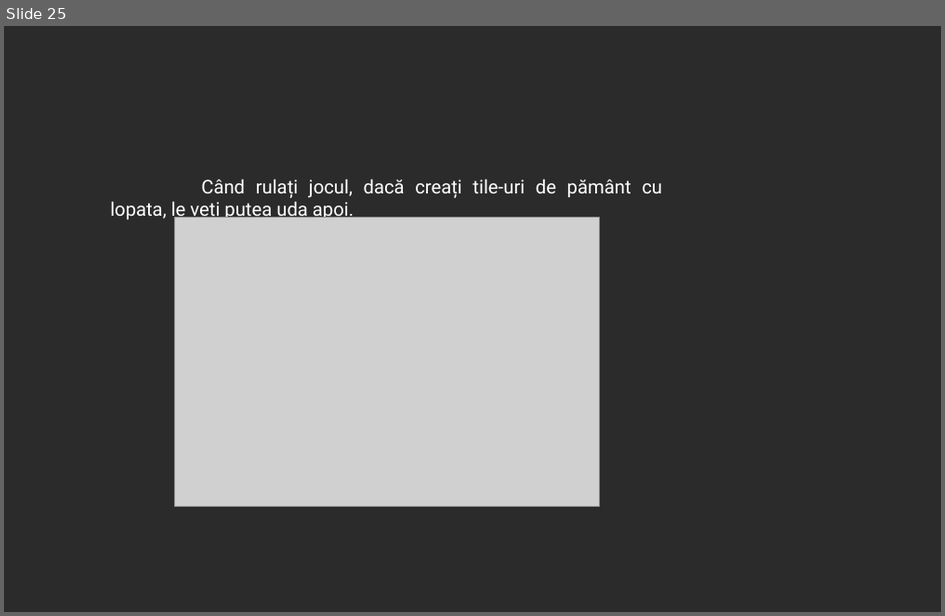
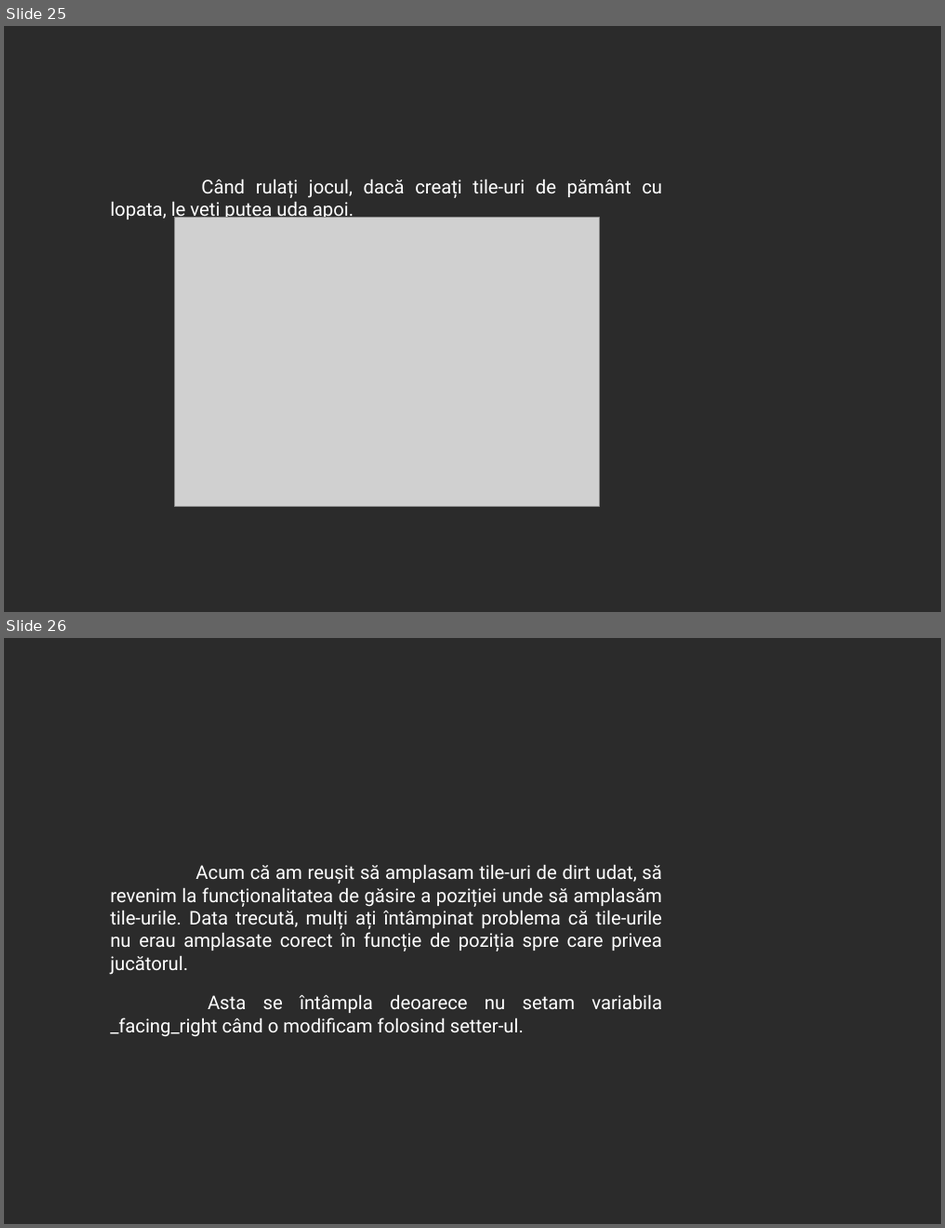
Before and after one commit to 0xspiderr/gdc-upt-presentations, a slide deck: presentation_4/presentation_4.odp. Shown one above the other, each under a label of ours: slide 25 before the commit, slides 25 and 26 after it. The pictures are 945x616 and 945x1228 pixels, drawn with LibreOffice and Linux fonts; fonts in the diff are those of the drawing; grey boxes stand for pictures; background and template pictures are left out; a plain dark background stands for a picture behind light text. Boxes give left, top, right and bottom in pixels: in the first picture for what was removed or moved away, otherwise in the second. Text is boxed around its words. In the diff, an @@ line names an element or a change of style, - is before the commit and + after.

```diff
--- a/presentation_4/presentation_4.odp
+++ b/presentation_4/presentation_4.odp
@@ slide 26 added at (4,638,941,1224), background picture (left out) @@
@@ text added at (110,864,662,1037), 16 pt, text #FFFFFF @@
+Acum că am reușit să amplasam tile-uri de dirt udat, să revenim la funcționalitatea de găsire a poziției unde să amplasăm tile-urile. Data trecută, mulți ați întâmpinat problema că tile-urile nu erau amplasate corect în funcție de poziția spre care privea jucătorul.
+Asta se întâmpla deoarece nu setam variabila _facing_right când o modificam folosind setter-ul.
```
Also in this commit, not shown: 40 other slides added, 8 other files.
